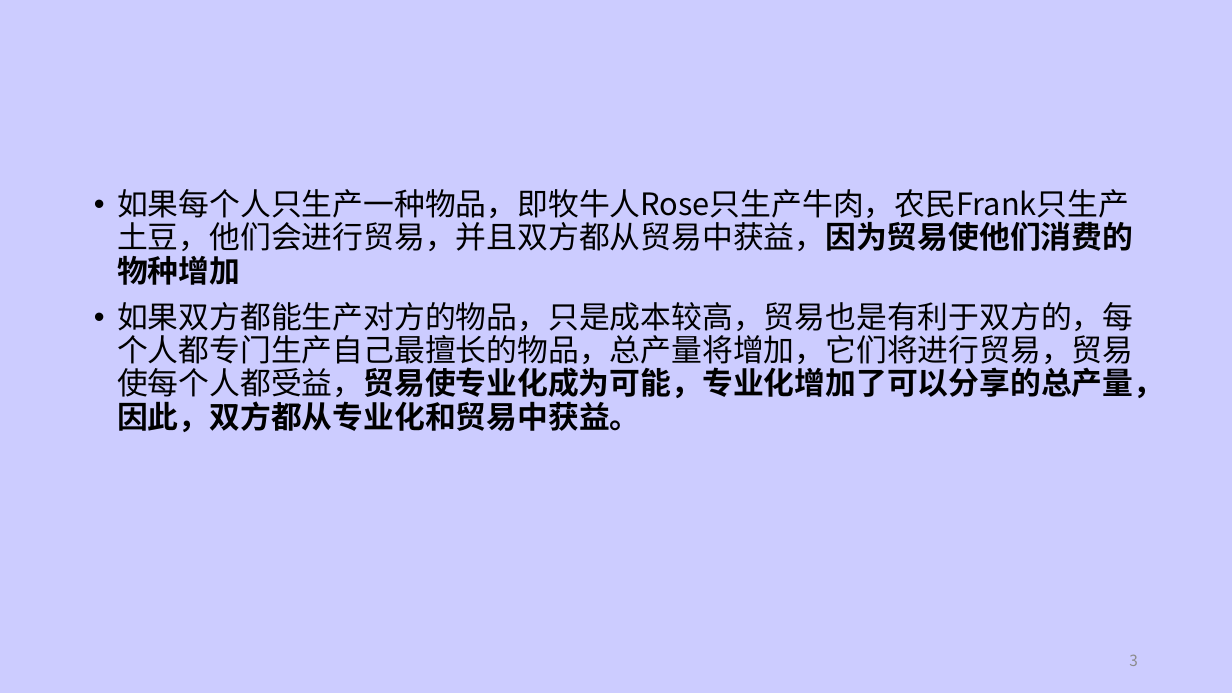
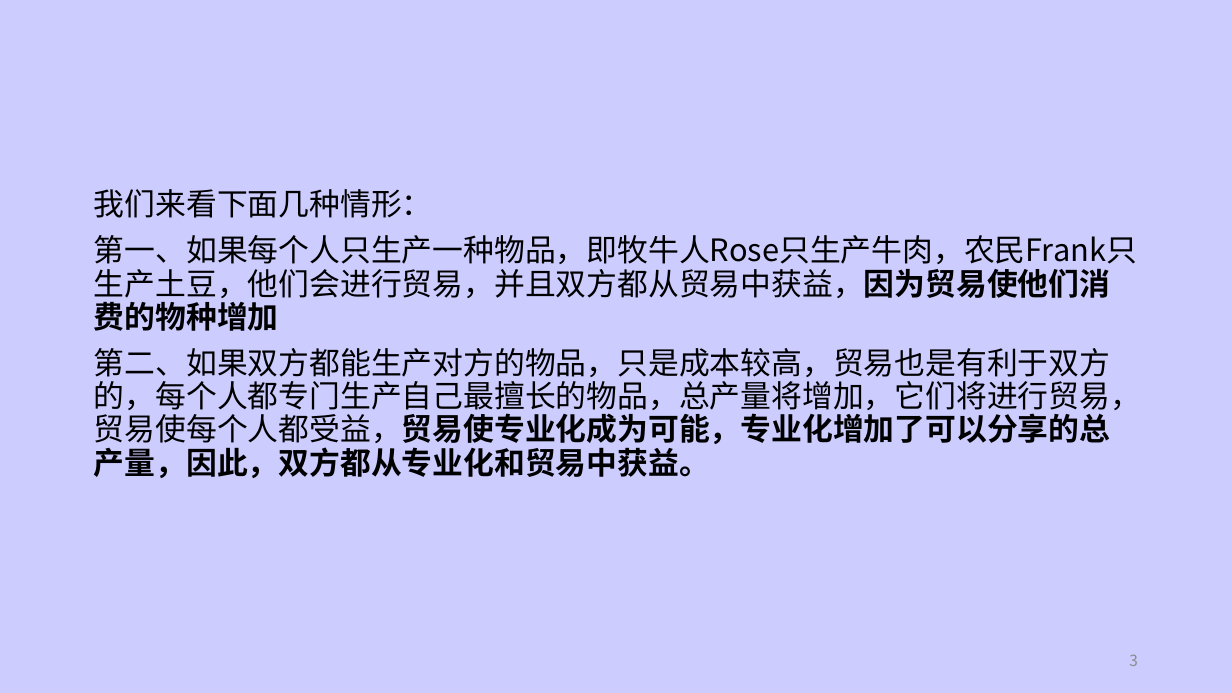
Before and after one commit to dhndzwxj/Teaching_assistant, a slide deck: slide 3 of 微观原理课件/第2章 相互依存性及贸易的好处1.pptx. Drawn at 1232x693 pixels with LibreOffice and Linux fonts; fonts in the diff are those of the drawing. Boxes give left, top, right and bottom in pixels: in the first picture for what was removed or moved away, otherwise in the second. Text is boxed around its words. In the diff, an @@ line names an element or a change of style, - is before the commit and + after.

Commit message:
'231008-13'

```diff
--- a/微观原理课件/第2章 相互依存性及贸易的好处1.pptx
+++ b/微观原理课件/第2章 相互依存性及贸易的好处1.pptx
@@ text at [94, 189, 1141, 478]: text changed @@
-• 如果每个人只生产一种物品，即牧牛人Rose只生产牛肉，农民Frank只生产土豆，他们会进行贸易，并且双方都从贸易中获益，因为贸易使他们消费的物种增加
-• 如果双方都能生产对方的物品，只是成本较高，贸易也是有利于双方的，每个人都专门生产自己最擅长的物品，总产量将增加，它们将进行贸易，贸易使每个人都受益，贸易使专业化成为可能，专业化增加了可以分享的总产量，因此，双方都从专业化和贸易中获益。
+我们来看下面几种情形：
+第一、如果每个人只生产一种物品，即牧牛人Rose只生产牛肉，农民Frank只生产土豆，他们会进行贸易，并且双方都从贸易中获益，因为贸易使他们消费的物种增加
+第二、如果双方都能生产对方的物品，只是成本较高，贸易也是有利于双方的，每个人都专门生产自己最擅长的物品，总产量将增加，它们将进行贸易，贸易使每个人都受益，贸易使专业化成为可能，专业化增加了可以分享的总产量，因此，双方都从专业化和贸易中获益。
```
Also in this commit, not shown: 6 other slides changed.
